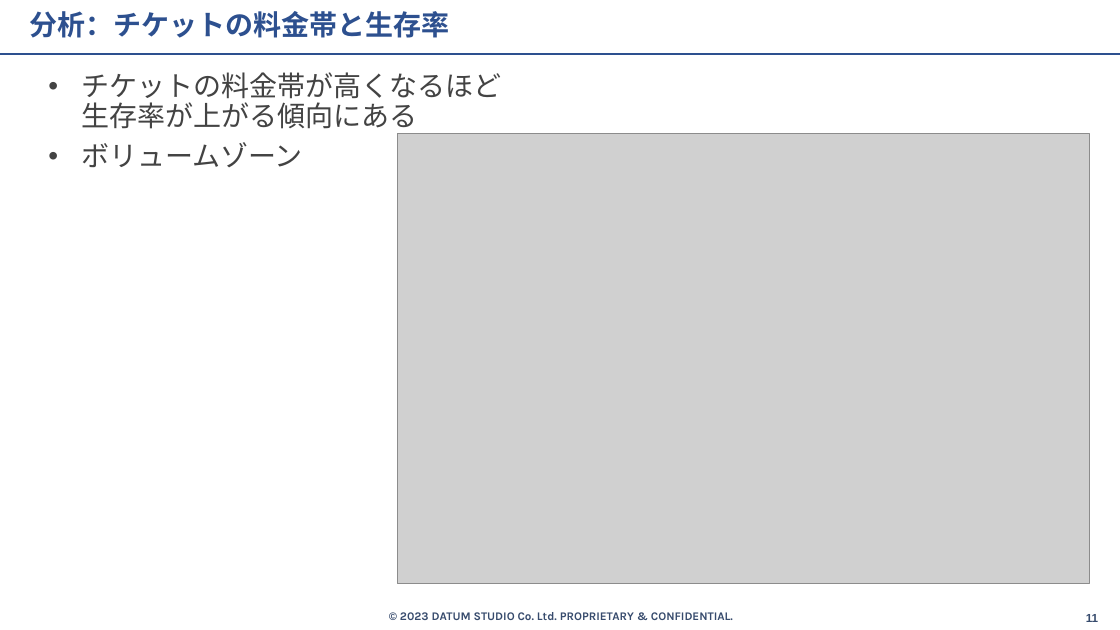
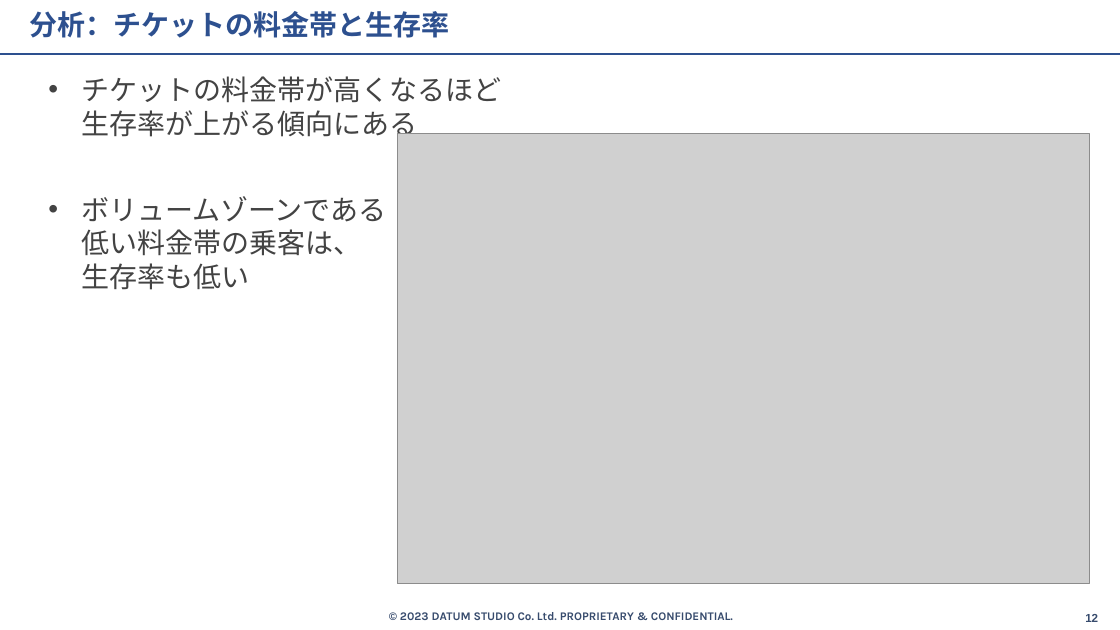
Before and after one commit to beuxor/ensyu_integrated, a slide deck: slide 12 of slides/NOBUSUE_Ryuku_Titanic.pptx (slide 11 before the commit). Drawn at 1120x630 pixels with LibreOffice and Linux fonts; fonts in the diff are those of the drawing; grey boxes stand for pictures. Boxes give left, top, right and bottom in pixels: in the first picture for what was removed or moved away, otherwise in the second. Text is boxed around its words. In the diff, an @@ line names an element or a change of style, - is before the commit and + after.

```diff
--- a/slides/NOBUSUE_Ryuku_Titanic.pptx
+++ b/slides/NOBUSUE_Ryuku_Titanic.pptx
@@ text at <box>81,76,501,142</box>: line spacing 0.9 to 1 @@
@@ text at <box>81,196,387,290</box>: text changed @@
-• ボリュームゾーン
+• ボリュームゾーンである
+  低い料金帯の乗客は、
+  生存率も低い
@@ page number at <box>1085,614,1098,622</box>: text changed @@
-11
+12
```
Also in this commit, not shown: 11 other slides changed, 8 slides added, 6 other files.
